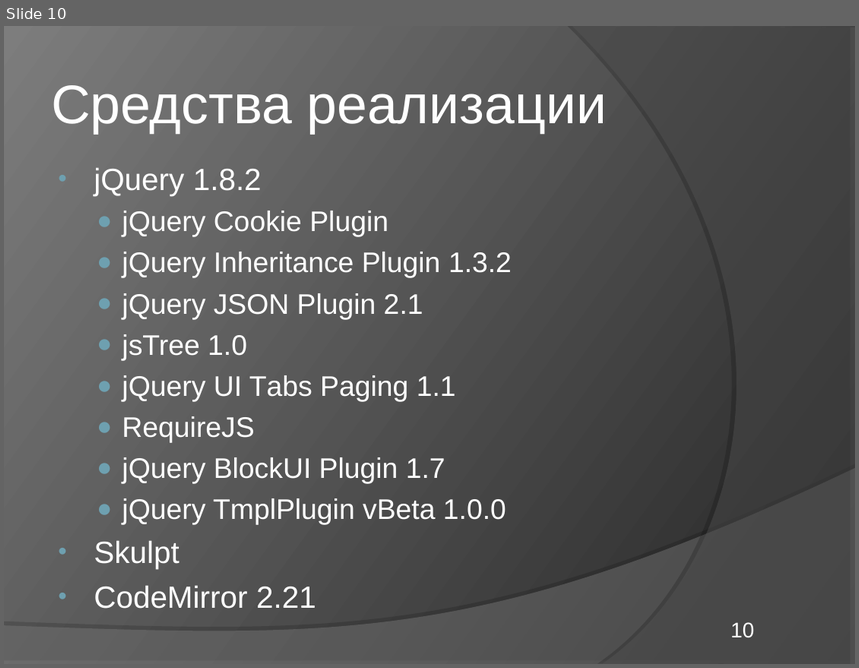
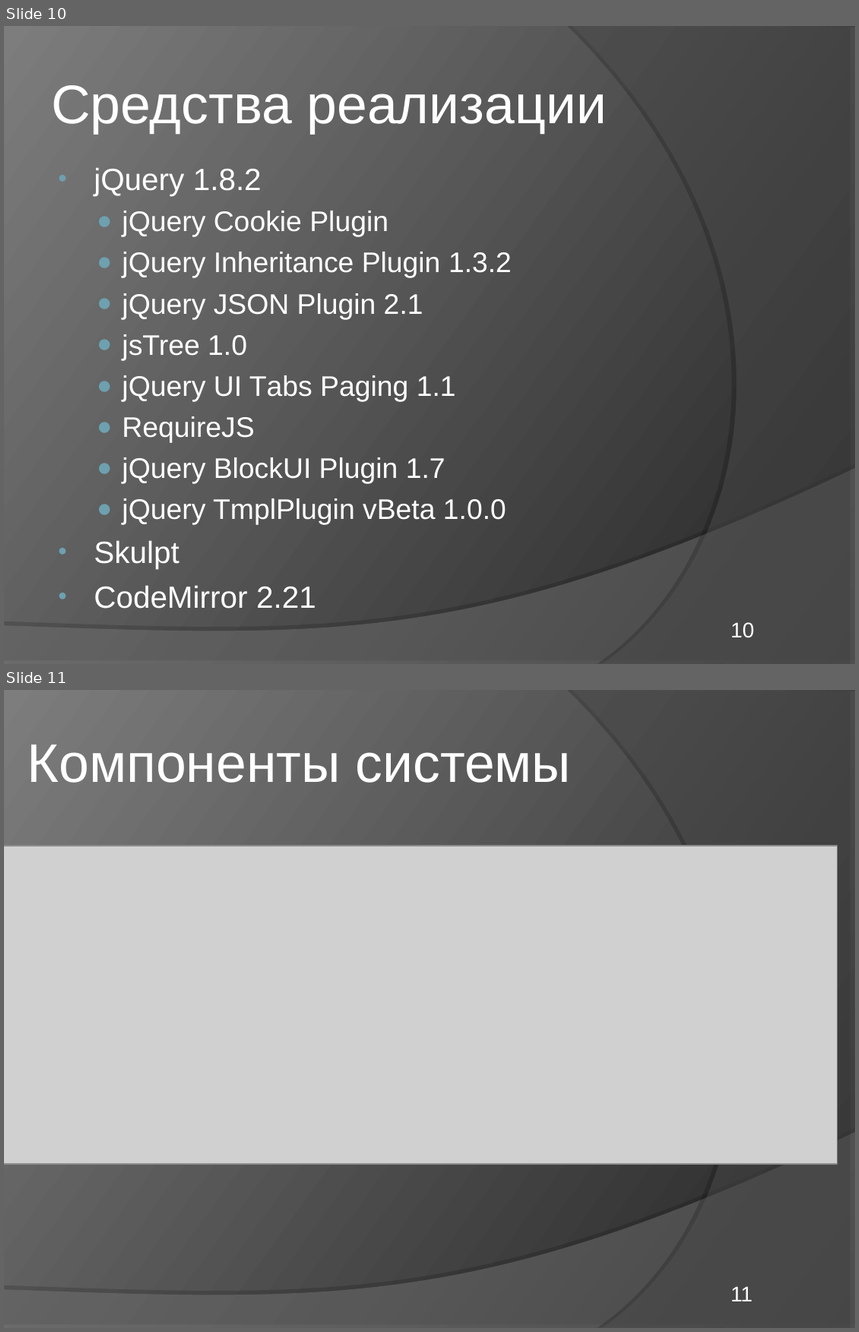
Before and after one commit to elvslv/DiplomaReport, a slide deck: C8503A_Vasilyeva_presentation.ppt. Shown one above the other, each under a label of ours: slide 10 before the commit, slides 10 and 11 after it. The pictures are 859x668 and 859x1332 pixels, drawn with LibreOffice and Linux fonts; fonts in the diff are those of the drawing; grey boxes stand for pictures. Boxes give left, top, right and bottom in pixels: in the first picture for what was removed or moved away, otherwise in the second. Text is boxed around its words. In the diff, an @@ line names an element or a change of style, - is before the commit and + after.

```diff
--- a/C8503A_Vasilyeva_presentation.ppt
+++ b/C8503A_Vasilyeva_presentation.ppt
@@ slide 11 added at <box>4,690,855,1328</box>, background gradient #242424 to #7D7D7D; not listed: 2 template elements that a slide beside it also shows @@
@@ title added at <box>28,745,572,783</box>, 46 pt, text #FFFFFF @@
+Компоненты системы
@@ picture added at <box>4,846,837,1164</box> @@
@@ page number added at <box>731,1287,753,1302</box>, 18 pt, text #FFFFFF @@
+11
```
Also in this commit, not shown: 2 slides changed, 3 other slides added, 4 slides removed, 2 other files.
